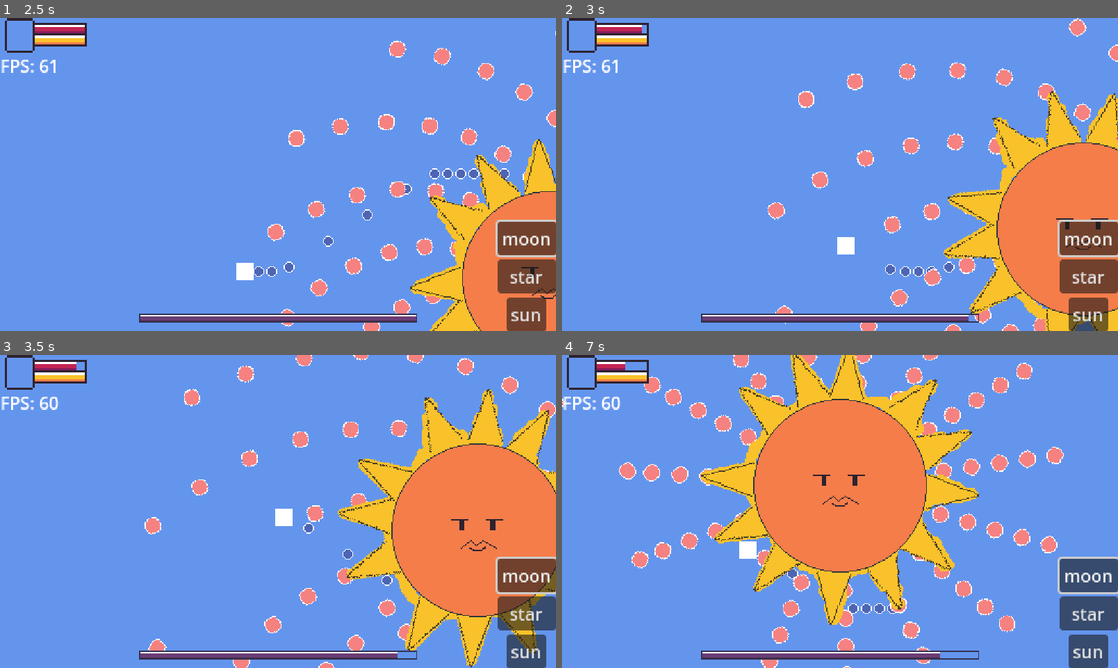
Above: before the commit, frames 1-4 (two rows, left to right).
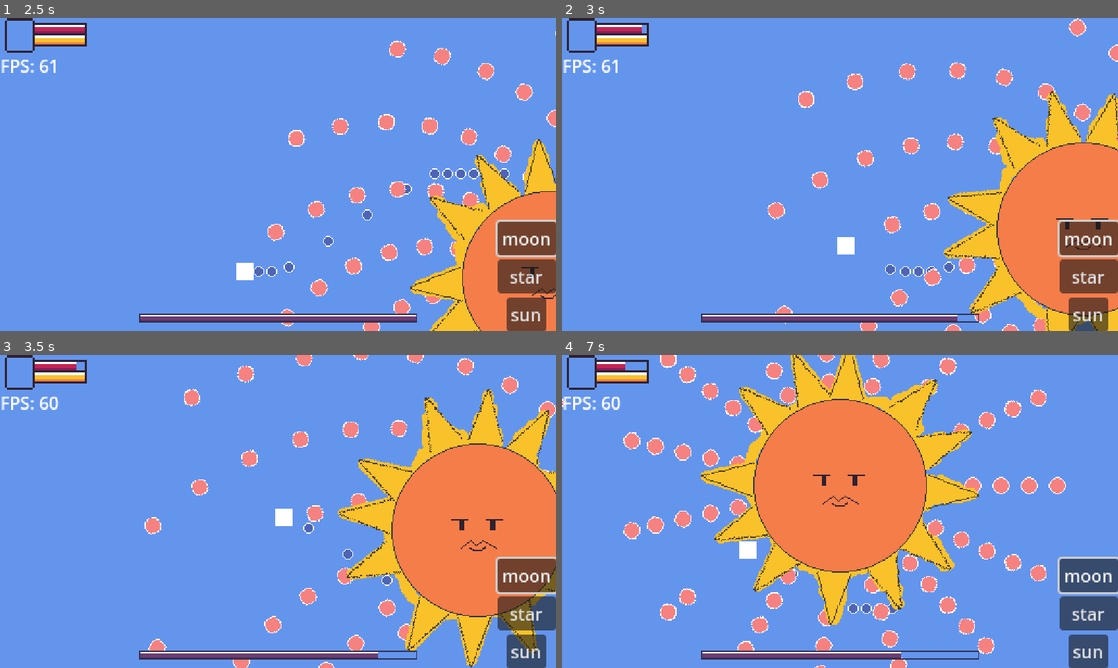
Above: after the commit, the same moments.

Repository: Amanda-Furtado/Bullet-Hell-Jam-5
Game: Godot game, scene res://Game/Worlds/TheSunLevel.tscn
The game is run twice, just before and just after one commit, with the same random seed, the same clock (stepped at 60 frames per second) and the same inputs. This scene is started directly instead of the project's main scene.
Inputs:
- Up to frame 1 (2.5 s): hold D (right_key) 0.53-1.28 s; hold S (down_key) 1.28-2.03 s; hold D (right_key) from 2.03 s (still down)
- Up to frame 2 (3 s): release D (right_key) at 2.78 s; hold W (up_key) from 2.78 s (still down)
- Up to frame 3 (3.5 s): keep holding W (up_key)
- Up to frame 4 (7 s): release W (up_key) at 3.53 s; hold A (left_key) 3.53-5.03 s; hold S (down_key) 5.03-5.78 s; hold D (right_key) 5.78-6.53 s; hold W (up_key) from 6.53 s (still down)

Frame 1 is identical in both runs. In frame 2, less than 0.1% of the frame differs, in the area x 71-74%, y 94-97%; in frame 3, less than 0.1%; in frame 4, 12%, in the area x 10-91%, y 0-100%.

Commit message:
sun phase 2 mais ou menos

Diff:
--- a/Game/Bosses/The Sun/Scripts/TheSun.gd
+++ b/Game/Bosses/The Sun/Scripts/TheSun.gd
@@ -1,12 +1,16 @@
 extends CharacterBody2D
 
+signal start_phase2
 
 #OUTSIDE
 @onready var player = get_tree().get_first_node_in_group("players")
-
+var on_phase2: bool = false
+var og_health: int
 #DAMAGE CONTROL
 @onready var stats = $Stats
 @onready var fire_sprite = $FireSprite
+@onready var face_sprite = $FaceSprite
+@onready var pashe_2_turn_timer = $Pashe2TurnTimer
 
 #EFFECTS
 @onready var destroyed_effect = $DestroyedEffect
@@ -29,30 +33,70 @@
 
 
 func _ready() -> void:
+	og_health = stats.health
+
 	get_parent().in_right.connect(func():
 		rotate_way = 0.01
-		straight_shoot()
+		zig_zag_shoot()
 		)
 	get_parent().in_mid.connect(func():
+		if on_phase2:
+			rotate_way = 1.1
+			return
 		rotate_way = 0
 		straight_shoot()
 		)
 	get_parent().in_left.connect(func():
 		rotate_way = -0.01
-		straight_shoot()
+		zig_zag_shoot()
 		)
 
+	stats.health_changed.connect(func():
+		if on_phase2:
+			return
+		if stats.health <= og_health/2:
+			on_phase2 = true
+			start_phase2.emit()
+			#boss_sprites.play("phase2")
+			)
 
-func _process(delta: float) -> void:
-	#round_shoot()
-	pass
+	start_phase2.connect(func():
+		pashe_2_turn_timer.start()
+		#while stats.health > 0:
+			#await curve_shoot()
+			#rotate_way *= -1
+			)
 
 
 func _physics_process(delta: float) -> void:
 	fire_sprite.rotate(rotate_way)
 
 
-func shoot() -> void:
+func line_shoot() -> void:
+	if can_shoot:
+		can_shoot = false
+		for i in bullet_count:
+			var new_bullet = bullet.instantiate()
+			new_bullet.position = barrel_origin.global_position if barrel_origin else global_position
+
+			if bullet_count == 1:
+				# new_bullet.rotation = global_rotation -> reto sempre
+				new_bullet.rotation = face_sprite.global_rotation
+			else:
+				var arc_rad = deg_to_rad(arc)
+				var increment = arc_rad / (bullet_count - 1)
+				new_bullet.global_rotation = (
+					# global_rotation + -> reto sempre
+					face_sprite.global_rotation +
+					increment * i -
+					arc_rad / 2
+				)
+			get_tree().root.call_deferred("add_child", new_bullet)
+		await get_tree().create_timer(1 / fire_rate).timeout
+		can_shoot = true
+
+
+func curve_shoot() -> void:
 	if can_shoot:
 		can_shoot = false
 		for i in bullet_count:
@@ -79,12 +123,18 @@
 func straight_shoot() -> void:
 	var counter = 0
 	while counter < number_of_shoots:
-		await shoot()
+		await line_shoot()
 		counter += 1
 
 
 func zig_zag_shoot() -> void:
 	var counter = 0
 	while counter < number_of_shoots:
-		await shoot()
+		await curve_shoot()
 		counter += 1
+
+
+func _on_pashe_2_turn_timer_timeout():
+	rotate_way *= -1
+	curve_shoot()
+	pashe_2_turn_timer.start()
--- a/Game/Bosses/The Sun/TheSun.tscn
+++ b/Game/Bosses/The Sun/TheSun.tscn
@@ -83,7 +83,7 @@
 
 [node name="Stats" type="Node" parent="."]
 script = ExtResource("4_gl2ej")
-health = 200
+health = 100
 
 [node name="Hurt" type="Node" parent="." node_paths=PackedStringArray("stats", "hurtbox")]
 script = ExtResource("5_cgnge")
@@ -116,3 +116,9 @@
 sprite = NodePath("../FaceSprite")
 scale_amount = Vector2(1.1, 1.1)
 scale_duration = 0.2
+
+[node name="Pashe2TurnTimer" type="Timer" parent="."]
+wait_time = 0.2
+one_shot = true
+
+[connection signal="timeout" from="Pashe2TurnTimer" to="." method="_on_pashe_2_turn_timer_timeout"]
--- a/Game/Worlds/Scripts/TheSunLevel.gd
+++ b/Game/Worlds/Scripts/TheSunLevel.gd
@@ -1,4 +1,7 @@
 extends Level
+
+
+@onready var path_follow_2d = $Path2D/PathFollow2D
 
 
 func _ready() -> void:
--- a/Game/Worlds/sun_path_follow.gd
+++ b/Game/Worlds/sun_path_follow.gd
@@ -6,6 +6,7 @@
 signal in_left
 
 @onready var point_timer = $pointTimer
+@onready var the_sun = $TheSun
 
 @export var speed: float = 0.1
 
@@ -36,6 +37,9 @@
 	if progress_ratio == 0.0:
 		right_point()
 	if snappedf(progress_ratio, 0.01) == 0.50:
+		if the_sun.on_phase2:
+			set_process(false)
+			return
 		mid_point()
 	if progress_ratio == 1.0:
 		left_point()
